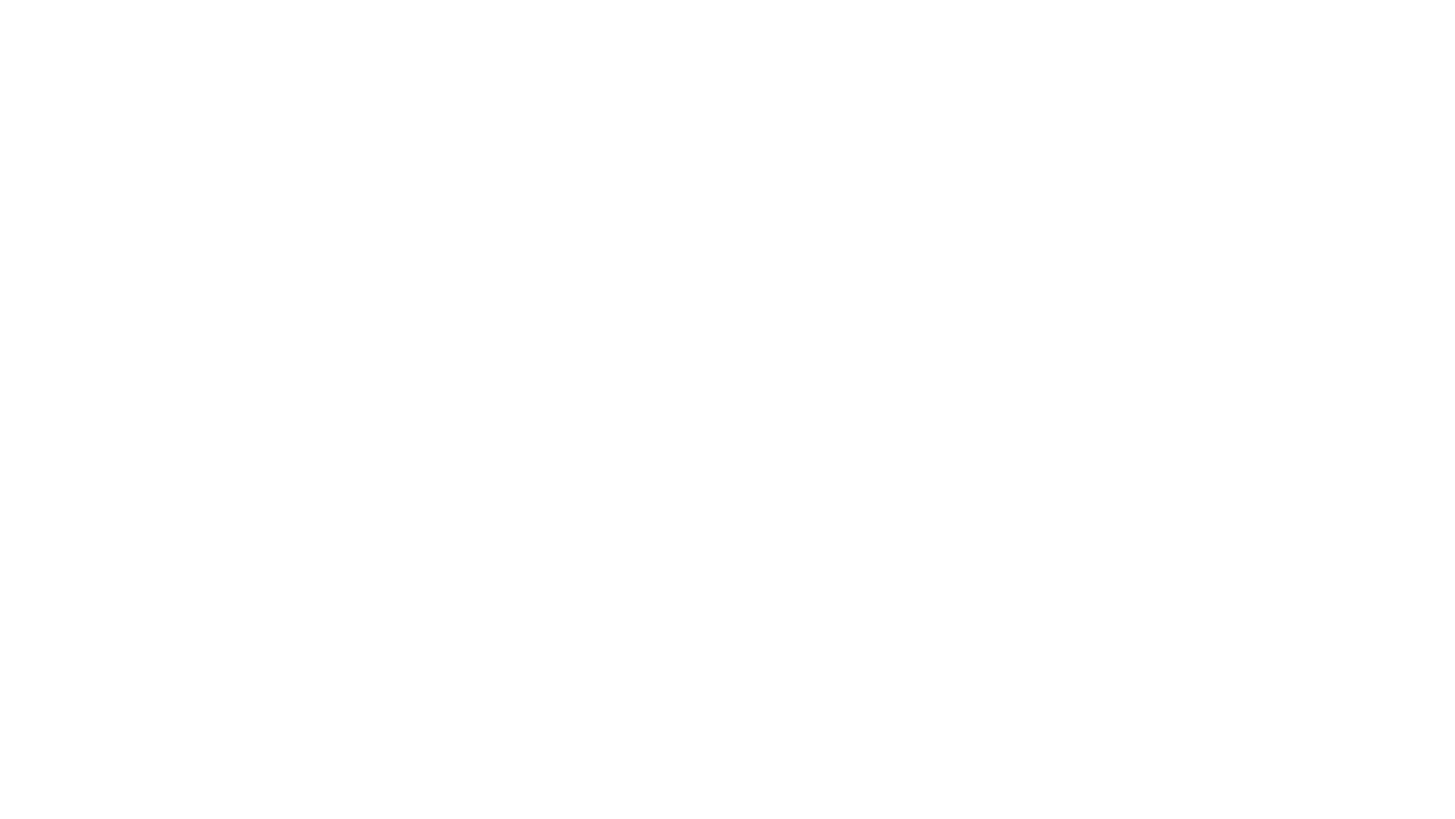
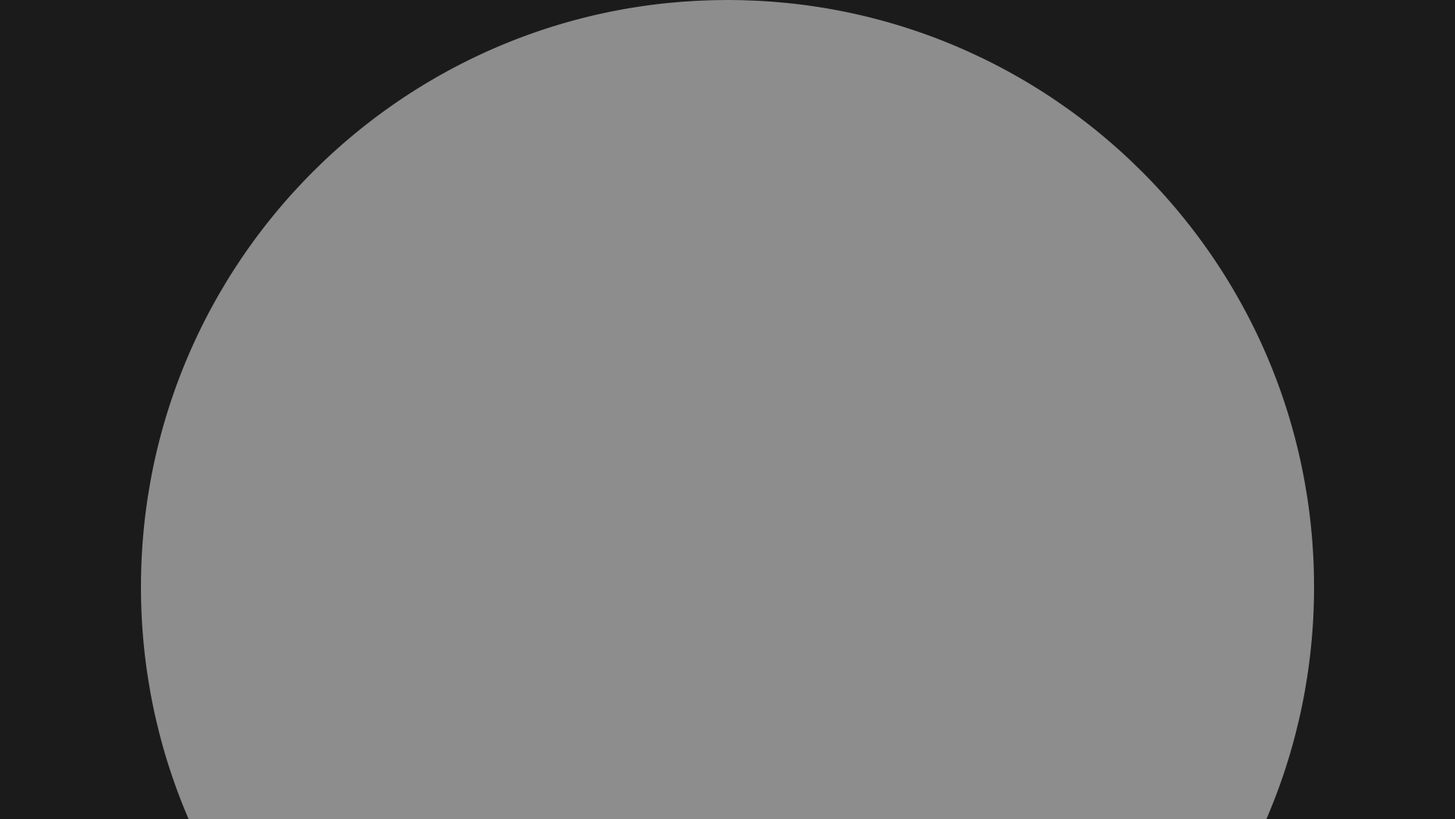
Layer changes from the first 1455px x 819px image to the second:
painted on "Ellipse 1" over [140, 0, 1315, 819]
renamed "Test Background" to "Layer 1", showed it, painted on it over [0, 0, 1455, 819]
